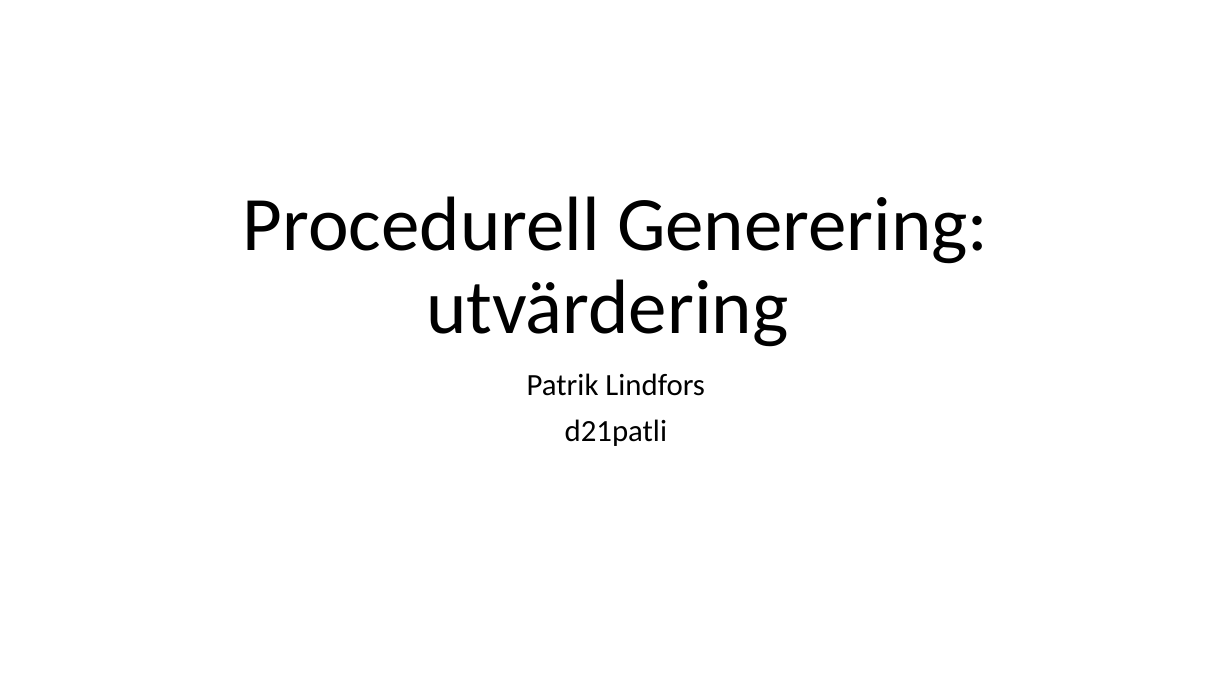
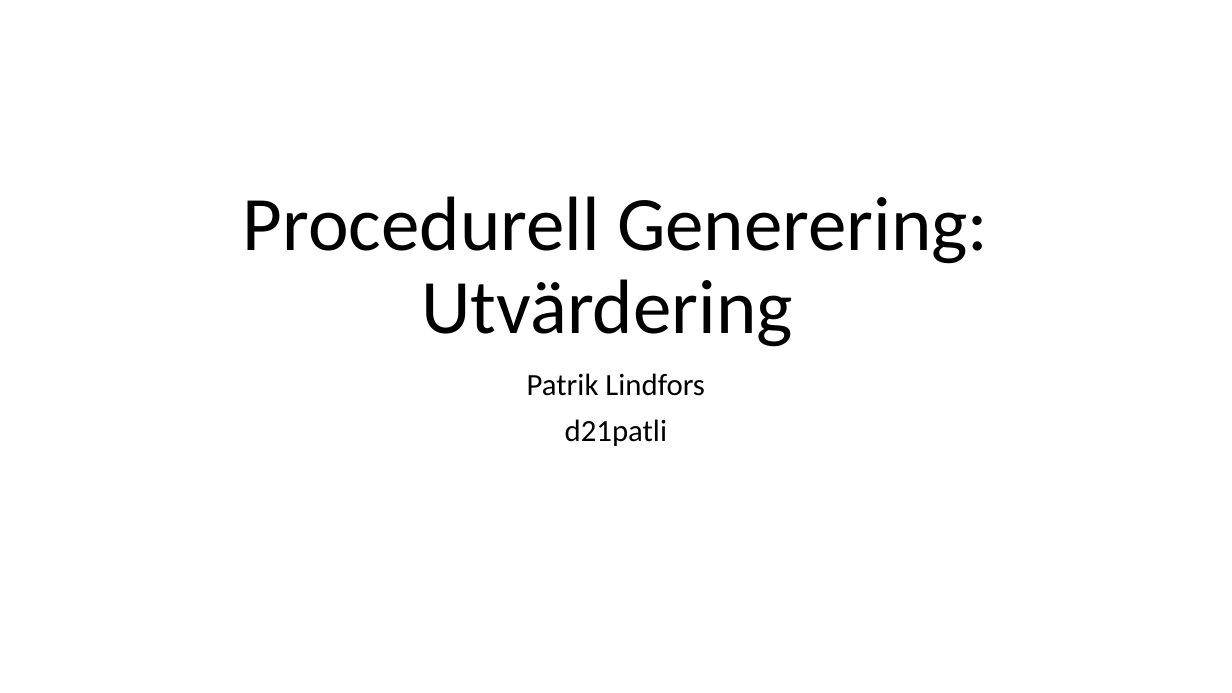
Before and after one commit to pythonpalle/sudoku, a slide deck: slide 1 of Procedurell_Generering_Utvardering.pptx. Drawn at 1232x693 pixels with LibreOffice and Linux fonts; fonts in the diff are those of the drawing. Boxes give left, top, right and bottom in pixels: in the first picture for what was removed or moved away, otherwise in the second. Text is boxed around its words. In the diff, an @@ line names an element or a change of style, - is before the commit and + after.

```diff
--- a/Procedurell_Generering_Utvardering.pptx
+++ b/Procedurell_Generering_Utvardering.pptx
@@ title at [243, 196, 988, 347]: text changed @@
-Procedurell Generering: utvärdering
+Procedurell Generering: Utvärdering
```
Also in this commit, not shown: 6 slides added, 6 slides removed, 2 other files.
